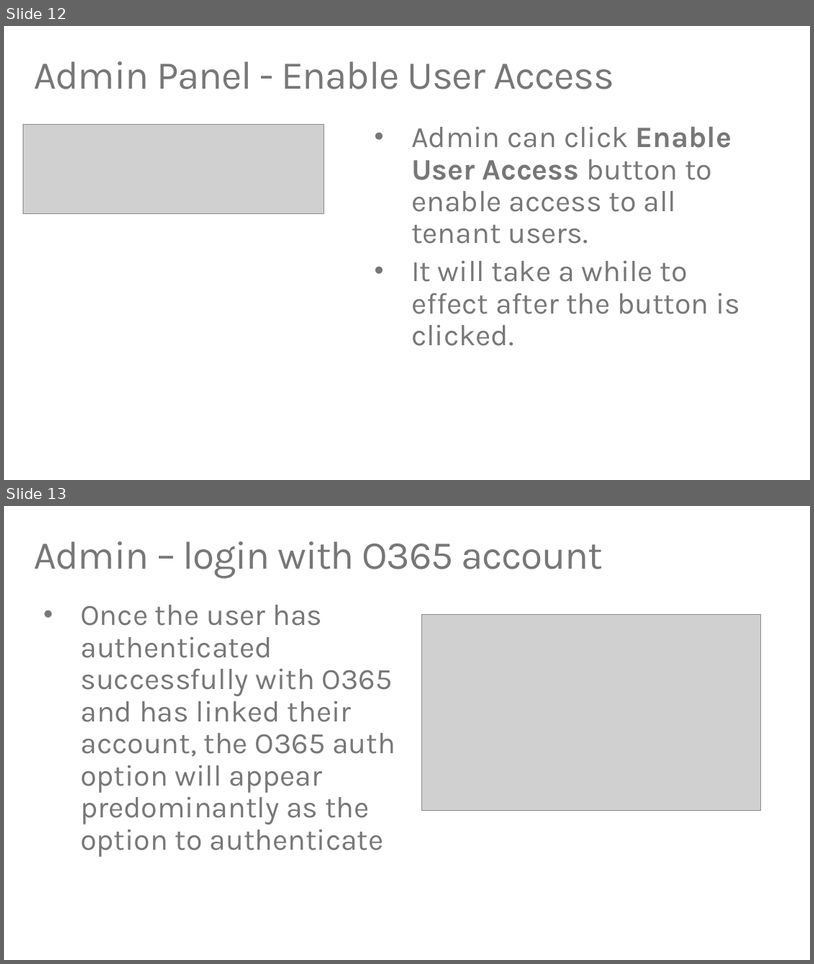
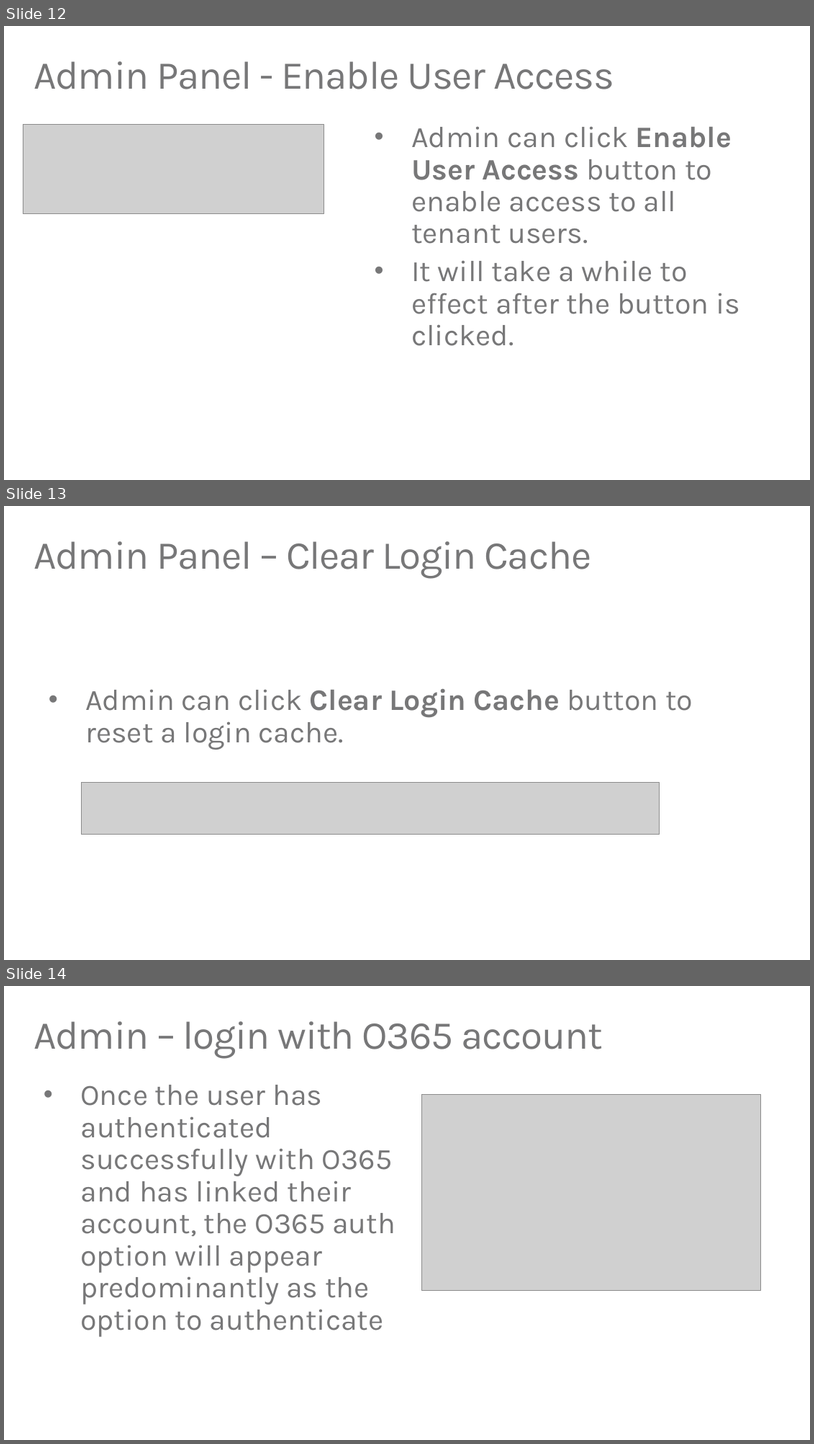
Before and after one commit to TylerLu/O365-EDU-PHP-Samples, a slide deck: EDU GRAPH-API Demo Script.pptx. Shown one above the other, each under a label of ours: slides 12 and 13 before the commit, slides 12, 13 and 14 after it. The pictures are 814x964 and 814x1444 pixels, drawn with LibreOffice and Linux fonts; fonts in the diff are those of the drawing; grey boxes stand for pictures. Boxes give left, top, right and bottom in pixels: in the first picture for what was removed or moved away, otherwise in the second. Text is boxed around its words. In the diff, an @@ line names an element or a change of style, - is before the commit and + after.

```diff
--- a/EDU GRAPH-API Demo Script.pptx
+++ b/EDU GRAPH-API Demo Script.pptx
@@ slide 13 added at (4,506,810,960), background #FFFFFF @@
@@ title added at (34,541,592,579), 48 pt, text #777778 @@
+Admin Panel – Clear Login Cache
@@ text added at (85,689,693,749), 36 pt, text #777778 @@
+• Admin can click Clear Login Cache button to reset a login cache.
@@ picture added at (81,782,660,834) @@
@@ what was slide 13 is now slide 14 @@
```
Also in this commit, not shown: 1 slide changed, 27 other files.
